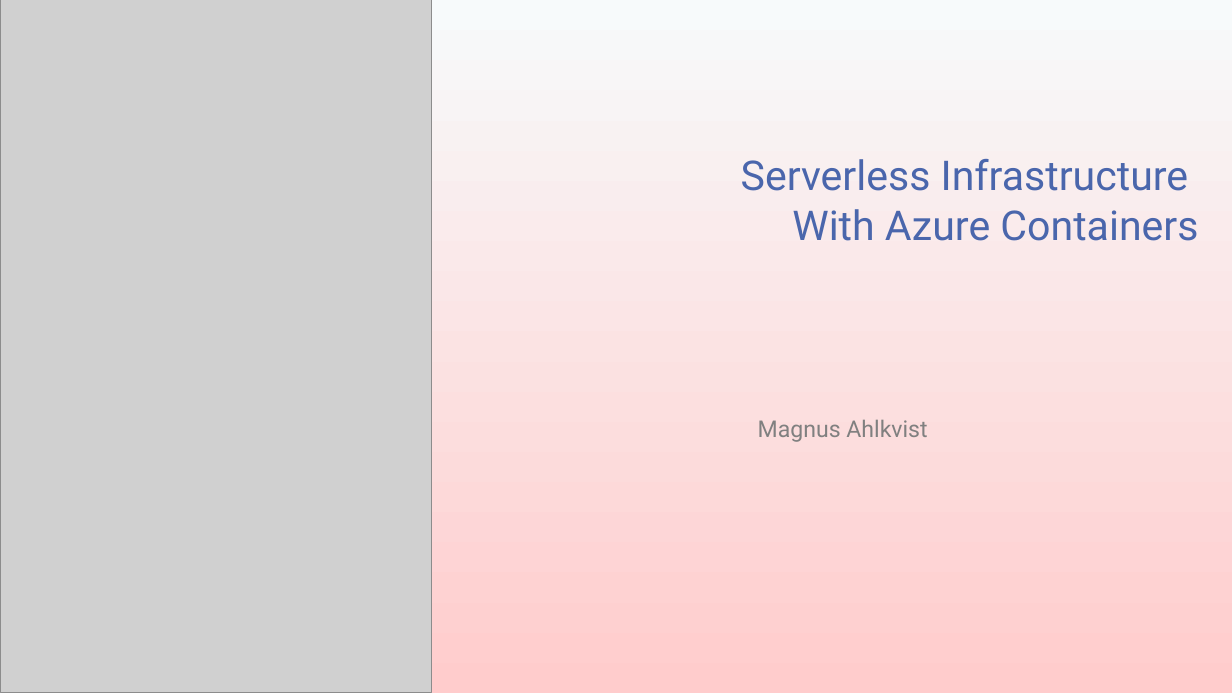
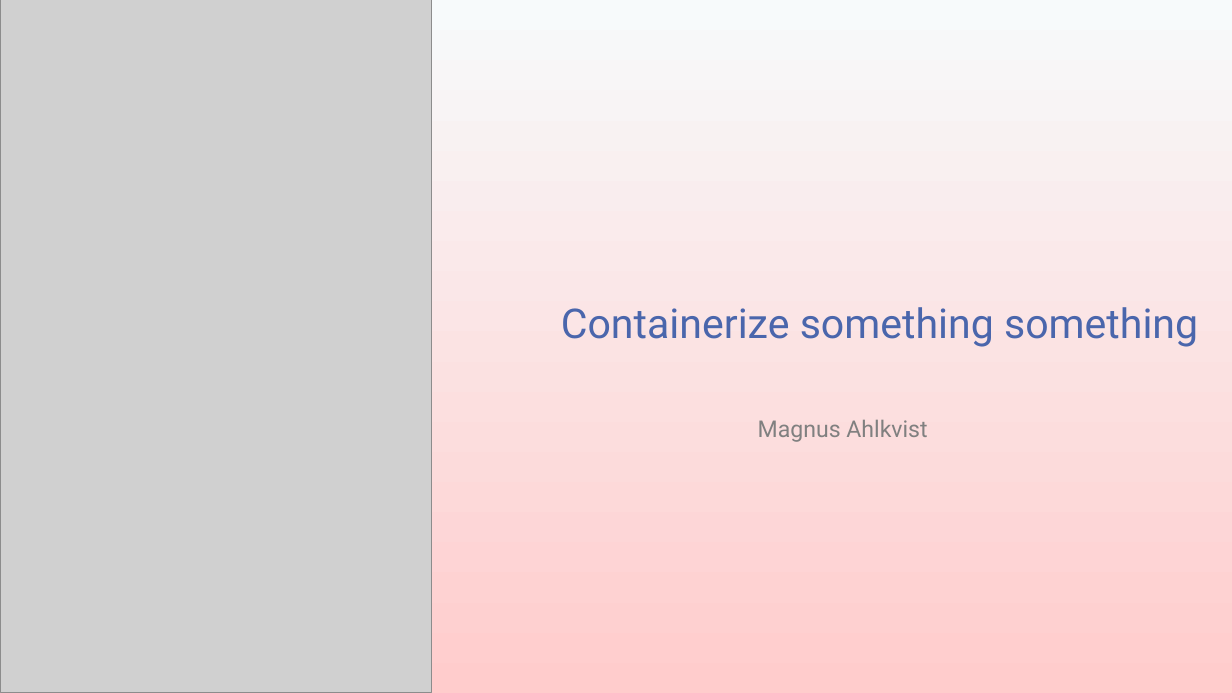
Before and after one commit to transmokopter/Presentations, a slide deck: slide 1 of sql-in-azure-containers/presentation/sql-in-azure-containers.pptx. Drawn at 1232x693 pixels with LibreOffice and Linux fonts; fonts in the diff are those of the drawing; grey boxes stand for pictures; background and template pictures are left out. Boxes give left, top, right and bottom in pixels: in the first picture for what was removed or moved away, otherwise in the second. Text is boxed around its words. In the diff, an @@ line names an element or a change of style, - is before the commit and + after.

```diff
--- a/sql-in-azure-containers/presentation/sql-in-azure-containers.pptx
+++ b/sql-in-azure-containers/presentation/sql-in-azure-containers.pptx
@@ title at (561,307,1198,347): text changed @@
-Serverless Infrastructure
-With Azure Containers
+Containerize something something
```
Also in this commit, not shown: 8 slides added, 1 slide removed, 47 other files.
